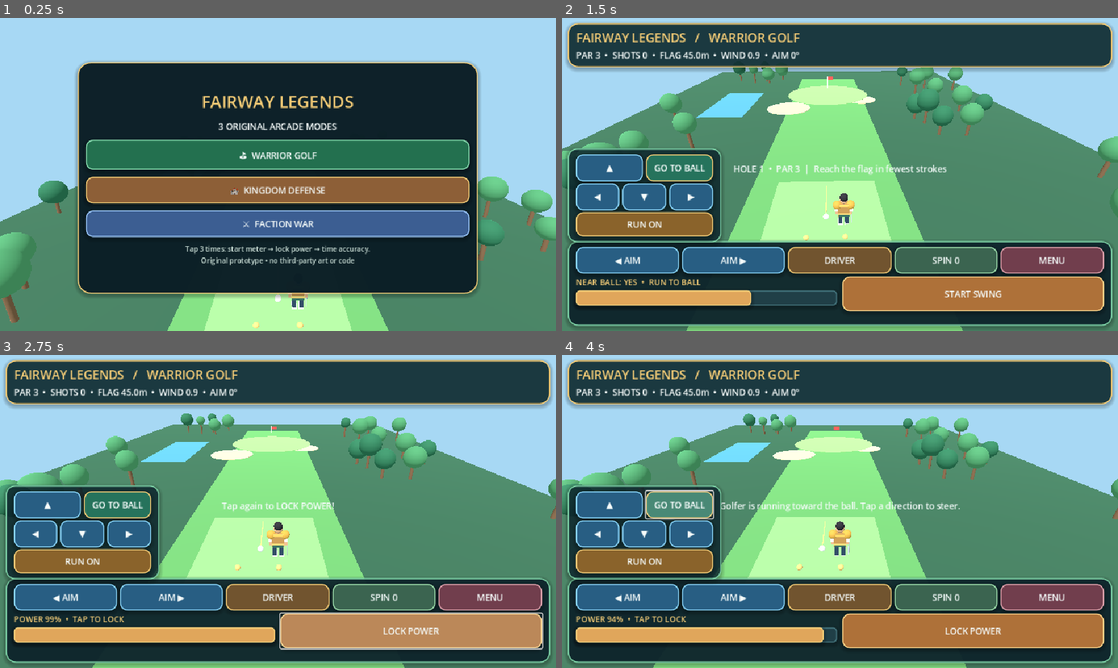
Above: before the commit, frames 1-4 (two rows, left to right).
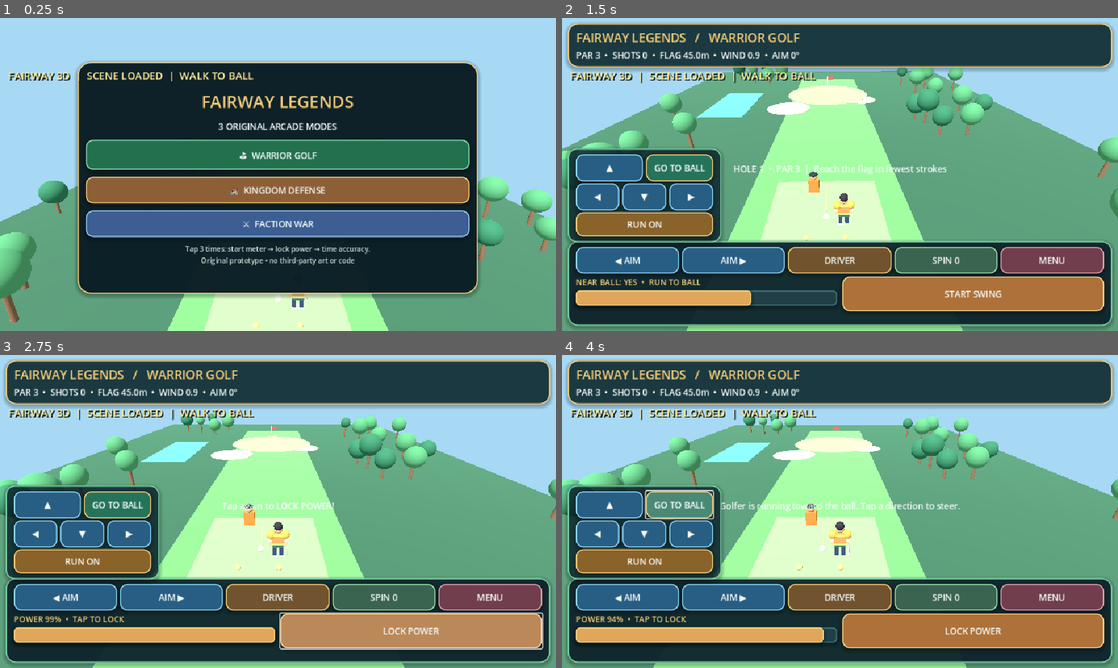
Above: after the commit, the same moments.

Repository: 168kk66-ship-it/golf-3d
Game: Godot game, scene res://main.tscn
Two runs of this game, one before a commit and one after it. Both use one fixed random seed, a clock stepped at 60 frames per second and the inputs below.
Inputs (mouse positions are in pixels of both pictures, inside the frame that each line leads up to):
- Up to frame 1 (0.25 s): no input
- Up to frame 2 (1.5 s): tap Enter at 0.5 s; move the mouse to (962, 158) at 0.52 s; hold Right 0.53-1.25 s; tap Tab at 0.6 s; tap Space at 0.77 s; click "⛳ WARRIOR GOLF" at 1.25 s
- Up to frame 3 (2.75 s): click "START SWING" at 2 s
- Up to frame 4 (4 s): click "GO TO BALL" at 2.75 s; click "GO TO BALL" at 3.5 s

The runs differ from the first frame. In frame 1, 19% of the frame differs, in the area x 0-100%, y 17-100%; in frame 2, 37%, in the area x 0-100%, y 15-100%; in frame 3, 34%; in frame 4, 34%.

Commit message:
Add built-in 3D warrior model, ground and diagnostic HUD visible even before scripts start

Diff:
--- a/main.tscn
+++ b/main.tscn
@@ -1,6 +1,86 @@
-[gd_scene load_steps=2 format=3]
+[gd_scene load_steps=10 format=3]
 
 [ext_resource type="Script" path="res://scripts/legends.gd" id="1_game"]
 
+[sub_resource type="StandardMaterial3D" id="1_grass"]
+albedo_color = Color(0.27, 0.58, 0.34, 1)
+
+[sub_resource type="StandardMaterial3D" id="2_armor"]
+albedo_color = Color(0.78, 0.49, 0.20, 1)
+
+[sub_resource type="StandardMaterial3D" id="3_gold"]
+albedo_color = Color(0.95, 0.77, 0.32, 1)
+
+[sub_resource type="StandardMaterial3D" id="4_head"]
+albedo_color = Color(0.80, 0.58, 0.39, 1)
+
+[sub_resource type="StandardMaterial3D" id="5_dark"]
+albedo_color = Color(0.13, 0.17, 0.20, 1)
+
+[sub_resource type="BoxMesh" id="6_ground"]
+size = Vector3(70, 0.14, 105)
+
+[sub_resource type="BoxMesh" id="7_torso"]
+size = Vector3(0.96, 1.25, 0.60)
+
+[sub_resource type="SphereMesh" id="8_head"]
+radius = 0.34
+height = 0.68
+
 [node name="FairwayPocket" type="Node3D"]
 script = ExtResource("1_game")
+
+[node name="StaticSkySun" type="DirectionalLight3D" parent="."]
+rotation = Vector3(-0.93, -0.38, 0)
+light_energy = 1.1
+
+[node name="StaticFallbackCamera" type="Camera3D" parent="."]
+position = Vector3(0, 15, 39)
+rotation = Vector3(-0.30, 0, 0)
+current = true
+fov = 62.0
+
+[node name="StaticFallbackGround" type="MeshInstance3D" parent="."]
+position = Vector3(0, -0.17, -1)
+mesh = SubResource("6_ground")
+material_override = SubResource("1_grass")
+
+[node name="StaticWarrior" type="Node3D" parent="."]
+position = Vector3(-1.1, 0, 20.0)
+
+[node name="Body" type="MeshInstance3D" parent="StaticWarrior"]
+position = Vector3(0, 1.53, 0)
+mesh = SubResource("7_torso")
+material_override = SubResource("2_armor")
+
+[node name="Face" type="MeshInstance3D" parent="StaticWarrior"]
+position = Vector3(0, 2.42, -0.02)
+mesh = SubResource("8_head")
+material_override = SubResource("4_head")
+
+[node name="Hair" type="MeshInstance3D" parent="StaticWarrior"]
+position = Vector3(0, 2.67, 0.05)
+scale = Vector3(1.1, 0.55, 1.0)
+mesh = SubResource("8_head")
+material_override = SubResource("5_dark")
+
+[node name="GoldenChest" type="MeshInstance3D" parent="StaticWarrior"]
+position = Vector3(0, 1.60, -0.325)
+scale = Vector3(0.30, 0.65, 0.13)
+mesh = SubResource("7_torso")
+material_override = SubResource("3_gold")
+
+[node name="DiagnosticUI" type="CanvasLayer" parent="."]
+layer = 3
+
+[node name="Hint" type="Label" parent="DiagnosticUI"]
+offset_left = 14.0
+offset_top = 86.0
+offset_right = 790.0
+offset_bottom = 123.0
+theme_override_colors/font_color = Color(1, 0.92, 0.59, 1)
+theme_override_colors/font_shadow_color = Color(0.04, 0.11, 0.13, 1)
+theme_override_constants/shadow_offset_x = 2
+theme_override_constants/shadow_offset_y = 2
+theme_override_font_sizes/font_size = 18
+text = "FAIRWAY 3D  |  ENGINE STARTING  |  CHARACTER MODEL LOADED"
